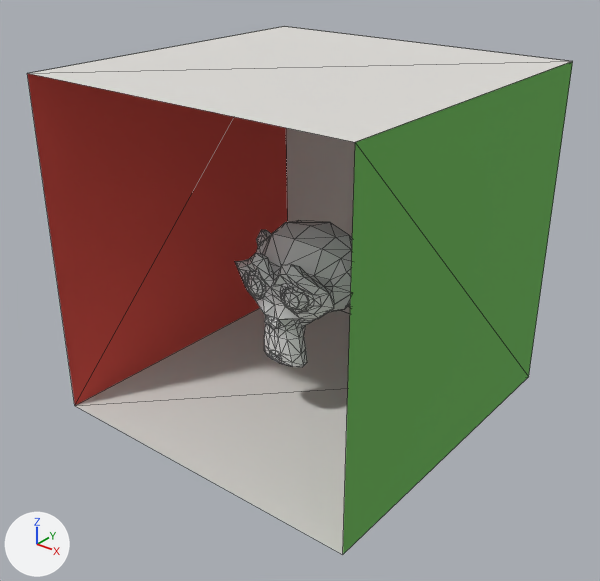
The glTF model Resources/Scenes/CornellBox.gltf, before and after one commit.
Before and after are seen from a camera (50 mm lens) standing at (2.71, -3.46, 2.83) and looking at (0.03, -0.1, 0.75). Every picture has the same lights, and +X, +Y and +Z are marked at lower left. Mesh edges are drawn as thin lines. Where no turn or scale is listed for an object, it has been applied to the vertices.
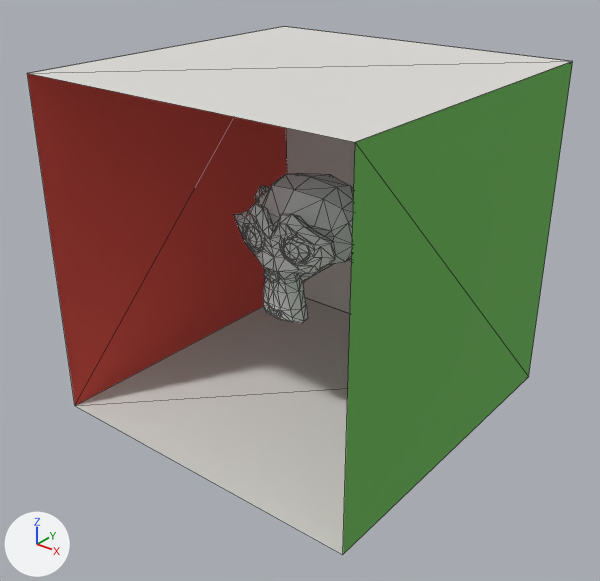
Location of each change, (x1, y1, x2, y2) in pixels of the pictures (600 x 581 px):
'Suzanne', moved: before (235, 220, 352, 367); after (233, 173, 354, 323)

Diff of the bpy script that builds the scene:
```diff
--- a/Resources/Scenes/CornellBox.gltf.py
+++ b/Resources/Scenes/CornellBox.gltf.py
@@ ob_suzanne @@
 ob_suzanne = bpy.data.objects.new('Suzanne', me_suzanne)
-ob_suzanne.location = (0.0, 0.0, 0.71)
+ob_suzanne.location = (0.0, 0.0, 1.0)
```
